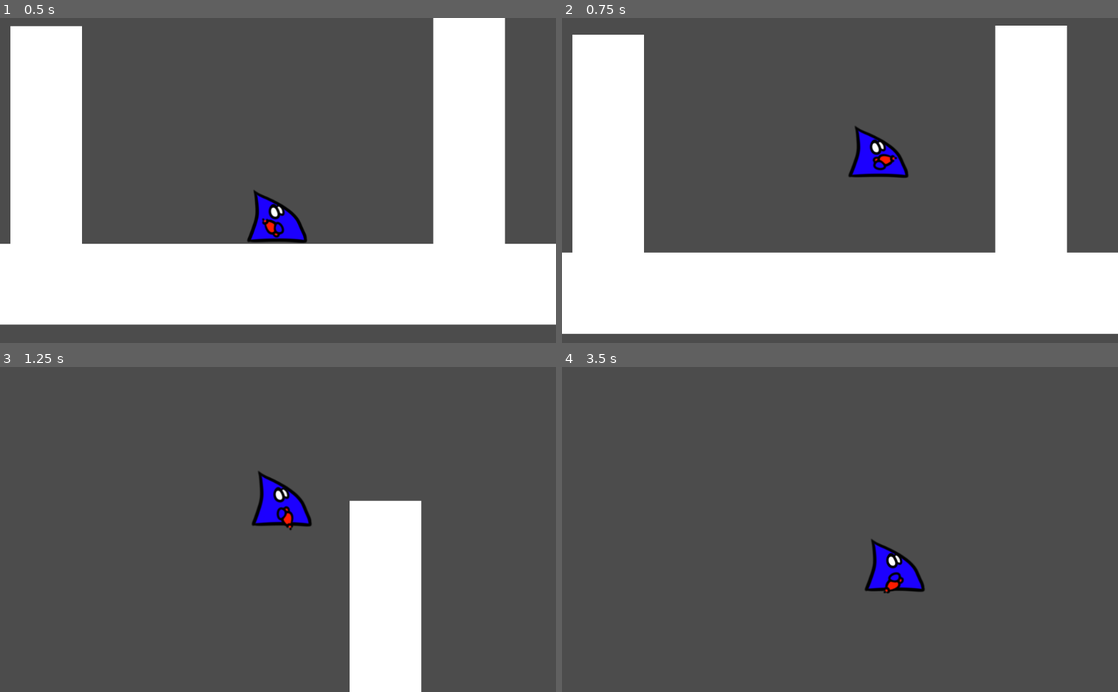
Above: before the commit, frames 1-4 (two rows, left to right).
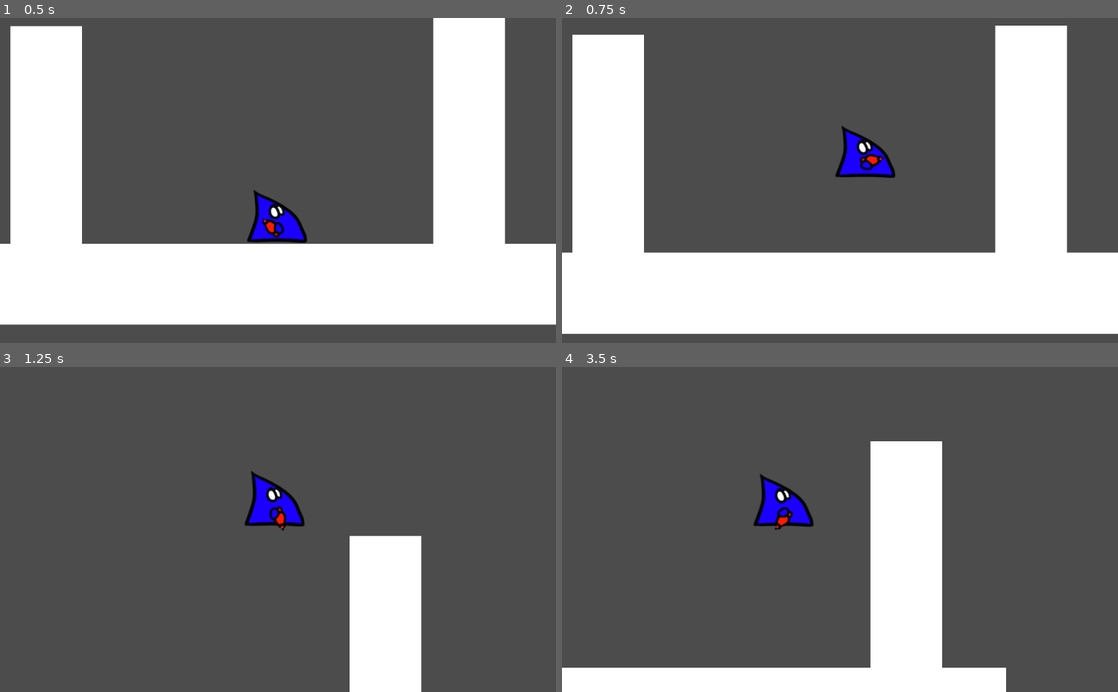
Above: after the commit, the same moments.

Repository: happeens/NAT
Game: Godot game, scene res://scenes/main.tscn
Two runs of this game, one before a commit and one after it. Both use one fixed random seed, a clock stepped at 60 frames per second and the inputs below. The project has no main scene, so this scene is started directly.
Inputs (mouse positions are in pixels of both pictures, inside the frame that each line leads up to):
- Up to frame 1 (0.5 s): no input
- Up to frame 2 (0.75 s): move the mouse to (962, 164) at 0.52 s; hold D (right) from 0.53 s (still down); hold Space (jump) from 0.53 s (still down); click (962, 164) at 0.67 s
- Up to frame 3 (1.25 s): keep holding D (right); keep holding Space (jump)
- Up to frame 4 (3.5 s): move the mouse to (728, 545) at 1.27 s; release Space (jump) at 1.28 s; tap Space (jump) at 1.35, 1.52, 1.82, 2.85, 3.02, 3.32 s; move the mouse to (895, 458) at 2.02 s; release D (right) at 2.03 s; hold A (left) 2.03-2.78 s; hold Space (jump) 2.03-2.78 s; move the mouse to (812, 594) at 2.77 s; hold D (right) from 2.78 s (still down); click (812, 594) at 2.92 s

Frame 1 is identical in both runs. In frame 2, 1.2% of the frame differs, in the area x 49-63%, y 33-50%; in frame 3, 2.5%; in frame 4, 16%, in the area x 0-80%, y 22-100%.

Commit message:
:sparkles: wall jump

Diff:
--- a/scenes/TestScene.tscn
+++ b/scenes/TestScene.tscn
@@ -434,3 +434,4 @@
 [node name="Player" parent="." instance=ExtResource( 2 )]
 
 position = Vector2( 130, 300 )
+WALL_JUMP_VEL = 1600.0
--- a/scenes/main.tscn
+++ b/scenes/main.tscn
@@ -22,6 +22,7 @@
 [node name="Player" parent="." instance=ExtResource( 1 )]
 
 position = Vector2( 506.777, 296.37 )
+WALK_SPEED = 600.0
 WALL_JUMP_VEL = 1600.0
 
 [node name="StaticBody2D" type="StaticBody2D" parent="."]
--- a/scripts/player.gd
+++ b/scripts/player.gd
@@ -5,7 +5,7 @@
 # var b = "textvar"
 
 export var GRAVITY = Vector2(0, 900)
-export var WALK_SPEED = 900.0
+export var WALK_SPEED = 600.0
 export var JUMP_SPEED = 800.0
 export var WALL_JUMP_VEL = 1600.0
 const FLOOR_NORMAL = Vector2(0, -1)
@@ -38,8 +38,6 @@
 	else:
 		wall_jump_timer = 0
 
-	print("wall jump timer: ", wall_jump_timer)
-
 	linear_vel += delta * GRAVITY
 	linear_vel = move_and_slide(linear_vel, FLOOR_NORMAL, SLOPE_SLIDE_STOP)
 	if is_on_floor():
@@ -57,18 +55,13 @@
 	target_speed *= WALK_SPEED
 	linear_vel.x = lerp(linear_vel.x, target_speed, 0.1)
 
-	if is_on_wall() and Input.is_action_pressed("jump") and wall_jump_timer == 0:
-		if linear_vel.x > 0:
-			print("going right")
-			linear_vel.x -= WALL_JUMP_VEL
-			wall_jump_timer += WALL_JUMP_COOLDOWN
-		else: if linear_vel.x < 0:
-			print("going left")
-			linear_vel.x += WALL_JUMP_VEL
-			wall_jump_timer += WALL_JUMP_COOLDOWN
-		else:
-			print("not moving")
-		linear_vel.y = -JUMP_SPEED * 0.5
+	if is_on_wall() and !is_on_floor() and Input.is_action_pressed("jump") and wall_jump_timer == 0:
+		print("colliding on wall")
+		var collision = get_slide_collision(0)
+		var collision_direction = collision.get_normal()
+		linear_vel.x += collision_direction.x * WALL_JUMP_VEL
+		wall_jump_timer += WALL_JUMP_COOLDOWN
+		linear_vel.y = -JUMP_SPEED
 
 	if on_floor and Input.is_action_pressed("jump"):
 		linear_vel.y = -JUMP_SPEED
